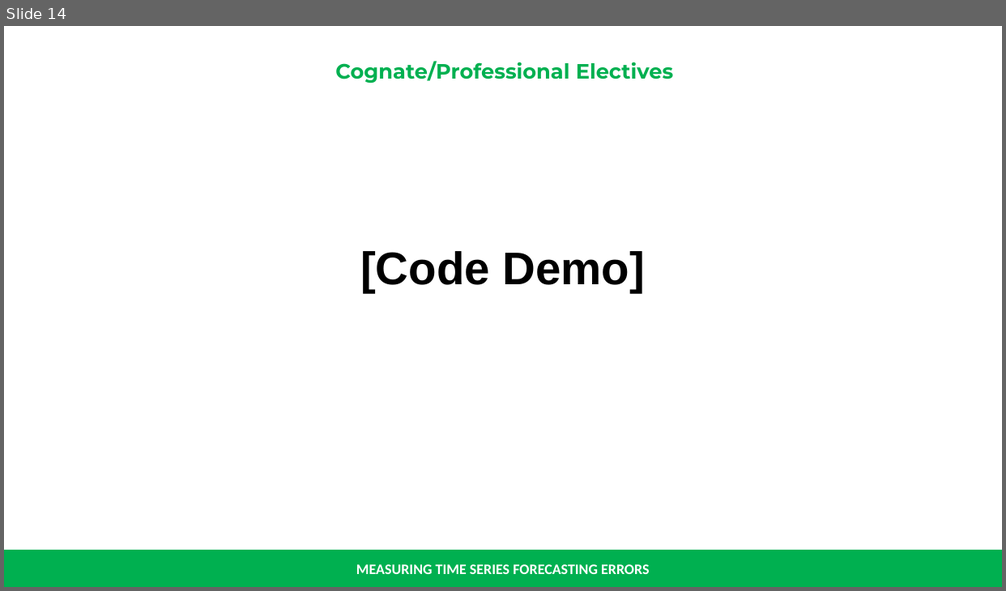
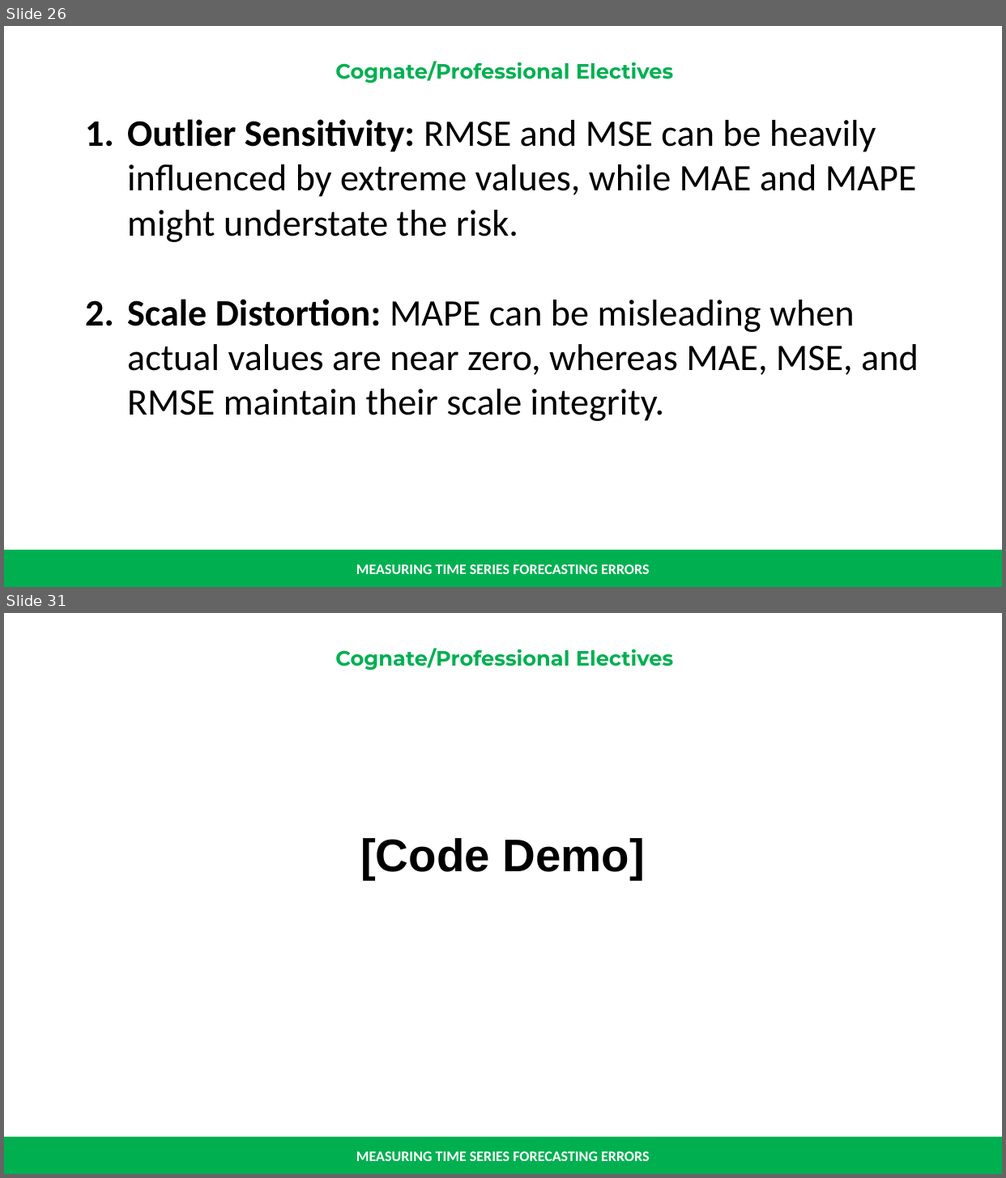
Before and after one commit to renatomaaliw3/public_files, a slide deck: CPE Electives (1 - 3)/01. Lectures Notebook/000. Presentations & Text Books/01. Presentation Slides/06.8 Measuring Forecasting Errors.pptx. Shown one above the other, each under a label of ours: slide 14 before the commit, slides 26 and 31 after it; the slides between them are not shown. The pictures are 1006x591 and 1006x1178 pixels, drawn with LibreOffice and Linux fonts; fonts in the diff are those of the drawing. Boxes give left, top, right and bottom in pixels: in the first picture for what was removed or moved away, otherwise in the second. Text is boxed around its words. In the diff, an @@ line names an element or a change of style, - is before the commit and + after.

```diff
--- a/CPE Electives (1 - 3)/01. Lectures Notebook/000. Presentations & Text Books/01. Presentation Slides/06.8 Measuring Forecasting Errors.pptx
+++ b/CPE Electives (1 - 3)/01. Lectures Notebook/000. Presentations & Text Books/01. Presentation Slides/06.8 Measuring Forecasting Errors.pptx
@@ slide 26 added at (x1=4, y1=26, x2=1002, y2=587), background #FFFFFF; not listed: 3 template elements that a slide beside it also shows @@
@@ text added at (x1=127, y1=119, x2=918, y2=421), 36 pt, text #000000 @@
+1. Outlier Sensitivity: RMSE and MSE can be heavily influenced by extreme values, while MAE and MAPE might understate the risk.
+2. Scale Distortion: MAPE can be misleading when actual values are near zero, whereas MAE, MSE, and RMSE maintain their scale integrity.
@@ what was slide 14 is now slide 31 @@
```
Also in this commit, not shown: 1 slide changed, 16 other slides added, 1 other file.
